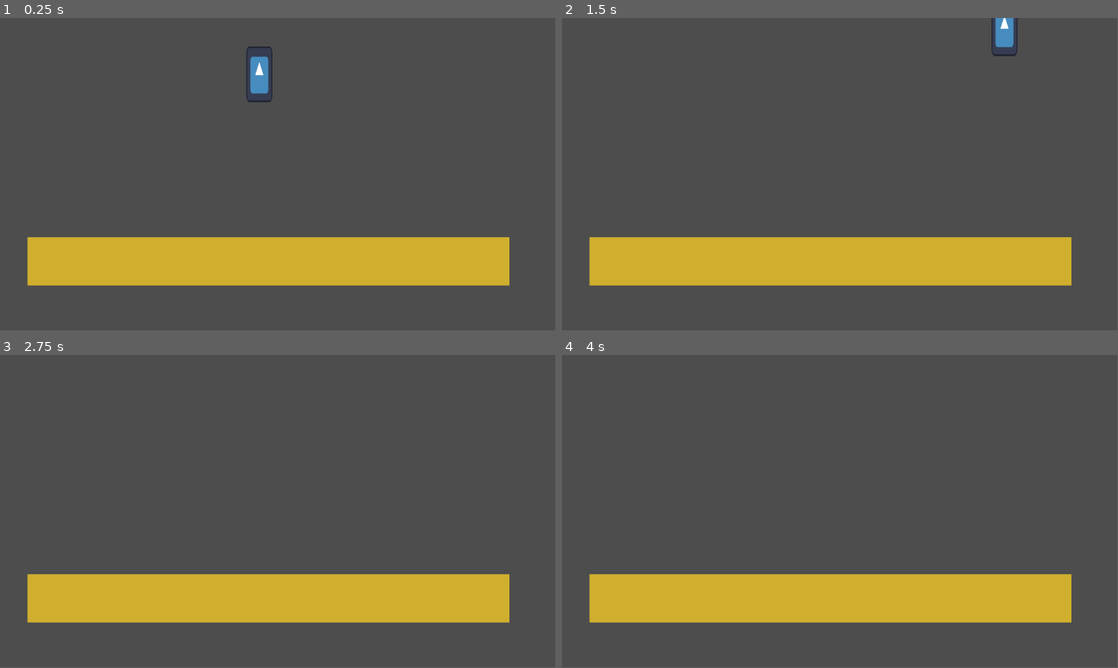
Above: before the commit, frames 1-4 (two rows, left to right).
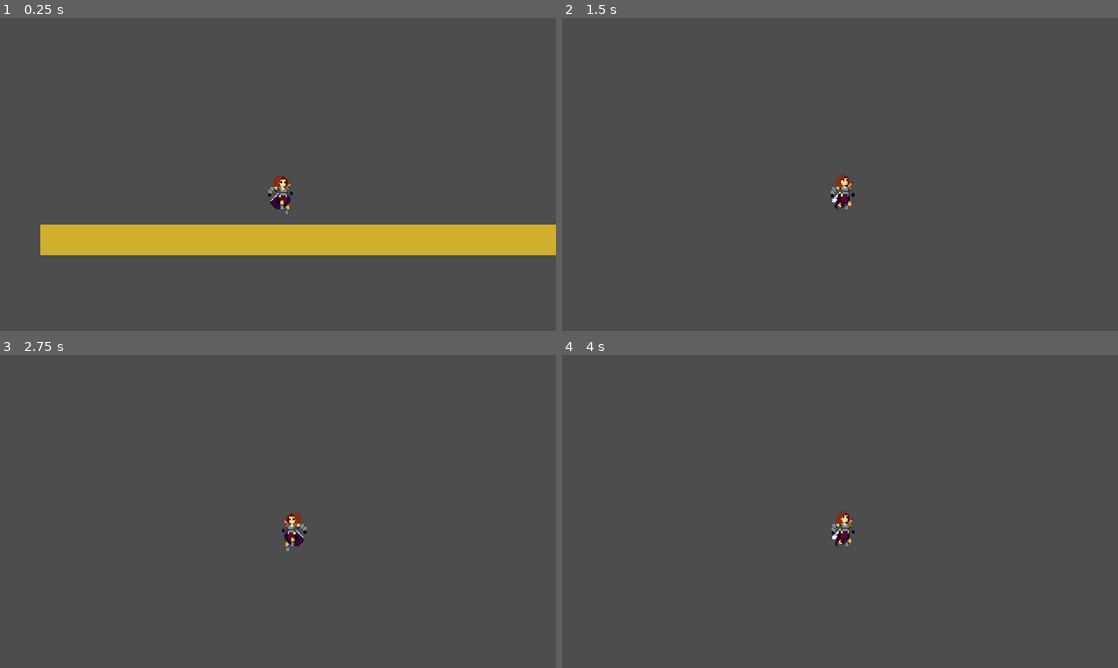
Above: after the commit, the same moments.

Repository: mikalightsmith/PixelLand
Game: Godot game, scene res://scenes/world.tscn
The game is run twice, just before and just after one commit, with the same random seed, the same clock (stepped at 60 frames per second) and the same inputs. The engine's default icon, where the game draws it, is replaced by a stand-in: a white triangle on a blue panel in a dark square.
Inputs:
- Up to frame 1 (0.25 s): no input
- Up to frame 2 (1.5 s): hold Right (move_right) from 0.53 s (still down); tap Space (jump) at 0.6, 0.77, 1.07, 1.35 s
- Up to frame 3 (2.75 s): tap Space (jump) at 1.52, 1.82, 2.1 s; tap Enter at 2 s; release Right (move_right) at 2.03 s; hold Left (move_left) from 2.03 s (still down)
- Up to frame 4 (4 s): tap Space (jump) at 2.75, 2.85, 3.02, 3.32, 3.6, 3.77 s; release Left (move_left) at 2.78 s; hold Right (move_right) from 2.78 s (still down); tap Enter at 3.5 s
In our replay, the window is 799x449 before the commit and 800x450 after it. These sizes can differ from the game's own. Grey fills any space a smaller window leaves; there, only what the larger window draws over its background counts as a difference.

The runs differ from the first frame. In frame 1, 14% of the frame differs, in the area x 4-100%, y 9-86%; in frame 2, 14%, in the area x 4-92%, y 0-86%; in frame 3, 14%; in frame 4, 14%.

Commit message:
with sprites

Diff:
--- a/project.godot
+++ b/project.godot
@@ -15,6 +15,14 @@
 config/features=PackedStringArray("4.2", "Forward Plus")
 config/icon="res://icon.svg"
 
+[display]
+
+window/size/viewport_width=480
+window/size/viewport_height=270
+window/size/window_width_override=5120
+window/size/window_height_override=2880
+window/stretch/mode="canvas_items"
+
 [input]
 
 move_left={
@@ -29,6 +37,11 @@
 }
 jump={
 "deadzone": 0.5,
-"events": [Object(InputEventKey,"resource_local_to_scene":false,"resource_name":"","device":-1,"window_id":0,"alt_pressed":false,"shift_pressed":false,"ctrl_pressed":false,"meta_pressed":false,"pressed":false,"keycode":0,"physical_keycode":32,"key_label":0,"unicode":32,"echo":false,"script":null)
+"events": [Object(InputEventKey,"resource_local_to_scene":false,"resource_name":"","device":-1,"window_id":0,"alt_pressed":false,"shift_pressed":false,"ctrl_pressed":false,"meta_pressed":false,"pressed":false,"keycode":32,"physical_keycode":32,"key_label":32,"unicode":32,"echo":false,"script":null)
+, Object(InputEventKey,"resource_local_to_scene":false,"resource_name":"","device":-1,"window_id":0,"alt_pressed":false,"shift_pressed":false,"ctrl_pressed":false,"meta_pressed":false,"pressed":false,"keycode":0,"physical_keycode":4194320,"key_label":0,"unicode":0,"echo":false,"script":null)
 ]
 }
+
+[rendering]
+
+textures/canvas_textures/default_texture_filter=0
--- a/scenes/player.tscn
+++ b/scenes/player.tscn
@@ -1,19 +1,303 @@
-[gd_scene load_steps=4 format=3 uid="uid://dfdkhxynmu1df"]
-
-[ext_resource type="Texture2D" uid="uid://cblqj87xcwo40" path="res://icon.svg" id="1_0womu"]
-[ext_resource type="Script" path="res://scenes/scripts/player.gd" id="1_jec0s"]
+[gd_scene load_steps=10 format=3 uid="uid://dfdkhxynmu1df"]
+
+[ext_resource type="Script" path="res://scripts/player.gd" id="1_uv1an"]
+[ext_resource type="Texture2D" uid="uid://by4lbjqieo5si" path="res://assets/textures/Warrior_SheetnoEffect.png" id="2_u2qg1"]
 
 [sub_resource type="RectangleShape2D" id="RectangleShape2D_0b0x7"]
-size = Vector2(54, 116)
+size = Vector2(19.25, 33)
+
+[sub_resource type="Animation" id="Animation_24dtd"]
+resource_name = "idle"
+length = 1.2
+loop_mode = 1
+step = 0.2
+tracks/0/type = "value"
+tracks/0/imported = false
+tracks/0/enabled = true
+tracks/0/path = NodePath("../Sprite2D:texture")
+tracks/0/interp = 1
+tracks/0/loop_wrap = true
+tracks/0/keys = {
+"times": PackedFloat32Array(0),
+"transitions": PackedFloat32Array(1),
+"update": 1,
+"values": [ExtResource("2_u2qg1")]
+}
+tracks/1/type = "value"
+tracks/1/imported = false
+tracks/1/enabled = true
+tracks/1/path = NodePath("../Sprite2D:hframes")
+tracks/1/interp = 1
+tracks/1/loop_wrap = true
+tracks/1/keys = {
+"times": PackedFloat32Array(0),
+"transitions": PackedFloat32Array(1),
+"update": 1,
+"values": [6]
+}
+tracks/2/type = "value"
+tracks/2/imported = false
+tracks/2/enabled = true
+tracks/2/path = NodePath("../Sprite2D:vframes")
+tracks/2/interp = 1
+tracks/2/loop_wrap = true
+tracks/2/keys = {
+"times": PackedFloat32Array(0),
+"transitions": PackedFloat32Array(1),
+"update": 1,
+"values": [17]
+}
+tracks/3/type = "value"
+tracks/3/imported = false
+tracks/3/enabled = true
+tracks/3/path = NodePath("../Sprite2D:frame")
+tracks/3/interp = 1
+tracks/3/loop_wrap = true
+tracks/3/keys = {
+"times": PackedFloat32Array(0, 0.2, 0.4, 0.6, 0.8, 1),
+"transitions": PackedFloat32Array(1, 1, 1, 1, 1, 1),
+"update": 1,
+"values": [0, 1, 2, 3, 4, 5]
+}
+
+[sub_resource type="Animation" id="Animation_bdg68"]
+length = 0.001
+tracks/0/type = "value"
+tracks/0/imported = false
+tracks/0/enabled = true
+tracks/0/path = NodePath("../Sprite2D:texture")
+tracks/0/interp = 1
+tracks/0/loop_wrap = true
+tracks/0/keys = {
+"times": PackedFloat32Array(0),
+"transitions": PackedFloat32Array(1),
+"update": 1,
+"values": [ExtResource("2_u2qg1")]
+}
+tracks/1/type = "value"
+tracks/1/imported = false
+tracks/1/enabled = true
+tracks/1/path = NodePath("../Sprite2D:hframes")
+tracks/1/interp = 1
+tracks/1/loop_wrap = true
+tracks/1/keys = {
+"times": PackedFloat32Array(0),
+"transitions": PackedFloat32Array(1),
+"update": 1,
+"values": [6]
+}
+tracks/2/type = "value"
+tracks/2/imported = false
+tracks/2/enabled = true
+tracks/2/path = NodePath("../Sprite2D:vframes")
+tracks/2/interp = 1
+tracks/2/loop_wrap = true
+tracks/2/keys = {
+"times": PackedFloat32Array(0),
+"transitions": PackedFloat32Array(1),
+"update": 1,
+"values": [17]
+}
+tracks/3/type = "value"
+tracks/3/imported = false
+tracks/3/enabled = true
+tracks/3/path = NodePath("../Sprite2D:frame")
+tracks/3/interp = 1
+tracks/3/loop_wrap = true
+tracks/3/keys = {
+"times": PackedFloat32Array(0),
+"transitions": PackedFloat32Array(1),
+"update": 1,
+"values": [0]
+}
+
+[sub_resource type="Animation" id="Animation_8nh34"]
+resource_name = "run"
+length = 0.8
+loop_mode = 1
+tracks/0/type = "value"
+tracks/0/imported = false
+tracks/0/enabled = true
+tracks/0/path = NodePath("../Sprite2D:texture")
+tracks/0/interp = 1
+tracks/0/loop_wrap = true
+tracks/0/keys = {
+"times": PackedFloat32Array(0),
+"transitions": PackedFloat32Array(1),
+"update": 1,
+"values": [ExtResource("2_u2qg1")]
+}
+tracks/1/type = "value"
+tracks/1/imported = false
+tracks/1/enabled = true
+tracks/1/path = NodePath("../Sprite2D:hframes")
+tracks/1/interp = 1
+tracks/1/loop_wrap = true
+tracks/1/keys = {
+"times": PackedFloat32Array(0),
+"transitions": PackedFloat32Array(1),
+"update": 1,
+"values": [6]
+}
+tracks/2/type = "value"
+tracks/2/imported = false
+tracks/2/enabled = true
+tracks/2/path = NodePath("../Sprite2D:vframes")
+tracks/2/interp = 1
+tracks/2/loop_wrap = true
+tracks/2/keys = {
+"times": PackedFloat32Array(0),
+"transitions": PackedFloat32Array(1),
+"update": 1,
+"values": [17]
+}
+tracks/3/type = "value"
+tracks/3/imported = false
+tracks/3/enabled = true
+tracks/3/path = NodePath("../Sprite2D:frame")
+tracks/3/interp = 1
+tracks/3/loop_wrap = true
+tracks/3/keys = {
+"times": PackedFloat32Array(0, 0.1, 0.2, 0.3, 0.4, 0.5, 0.6, 0.7),
+"transitions": PackedFloat32Array(1, 1, 1, 1, 1, 1, 1, 1),
+"update": 1,
+"values": [6, 7, 8, 9, 10, 11, 12, 13]
+}
+
+[sub_resource type="Animation" id="Animation_bfbho"]
+resource_name = "jump"
+length = 0.3
+loop_mode = 1
+tracks/0/type = "value"
+tracks/0/imported = false
+tracks/0/enabled = true
+tracks/0/path = NodePath("../Sprite2D:texture")
+tracks/0/interp = 1
+tracks/0/loop_wrap = true
+tracks/0/keys = {
+"times": PackedFloat32Array(0),
+"transitions": PackedFloat32Array(1),
+"update": 1,
+"values": [ExtResource("2_u2qg1")]
+}
+tracks/1/type = "value"
+tracks/1/imported = false
+tracks/1/enabled = true
+tracks/1/path = NodePath("../Sprite2D:hframes")
+tracks/1/interp = 1
+tracks/1/loop_wrap = true
+tracks/1/keys = {
+"times": PackedFloat32Array(0),
+"transitions": PackedFloat32Array(1),
+"update": 1,
+"values": [6]
+}
+tracks/2/type = "value"
+tracks/2/imported = false
+tracks/2/enabled = true
+tracks/2/path = NodePath("../Sprite2D:vframes")
+tracks/2/interp = 1
+tracks/2/loop_wrap = true
+tracks/2/keys = {
+"times": PackedFloat32Array(0),
+"transitions": PackedFloat32Array(1),
+"update": 1,
+"values": [17]
+}
+tracks/3/type = "value"
+tracks/3/imported = false
+tracks/3/enabled = true
+tracks/3/path = NodePath("../Sprite2D:frame")
+tracks/3/interp = 1
+tracks/3/loop_wrap = true
+tracks/3/keys = {
+"times": PackedFloat32Array(0, 0.1, 0.2),
+"transitions": PackedFloat32Array(1, 1, 1),
+"update": 1,
+"values": [41, 42, 43]
+}
+
+[sub_resource type="Animation" id="Animation_mwohh"]
+resource_name = "fall"
+length = 0.3
+loop_mode = 1
+tracks/0/type = "value"
+tracks/0/imported = false
+tracks/0/enabled = true
+tracks/0/path = NodePath("../Sprite2D:texture")
+tracks/0/interp = 1
+tracks/0/loop_wrap = true
+tracks/0/keys = {
+"times": PackedFloat32Array(0),
+"transitions": PackedFloat32Array(1),
+"update": 1,
+"values": [ExtResource("2_u2qg1")]
+}
+tracks/1/type = "value"
+tracks/1/imported = false
+tracks/1/enabled = true
+tracks/1/path = NodePath("../Sprite2D:hframes")
+tracks/1/interp = 1
+tracks/1/loop_wrap = true
+tracks/1/keys = {
+"times": PackedFloat32Array(0),
+"transitions": PackedFloat32Array(1),
+"update": 1,
+"values": [6]
+}
+tracks/2/type = "value"
+tracks/2/imported = false
+tracks/2/enabled = true
+tracks/2/path = NodePath("../Sprite2D:vframes")
+tracks/2/interp = 1
+tracks/2/loop_wrap = true
+tracks/2/keys = {
+"times": PackedFloat32Array(0),
+"transitions": PackedFloat32Array(1),
+"update": 1,
+"values": [17]
+}
+tracks/3/type = "value"
+tracks/3/imported = false
+tracks/3/enabled = true
+tracks/3/path = NodePath("../Sprite2D:frame")
+tracks/3/interp = 1
+tracks/3/loop_wrap = true
+tracks/3/keys = {
+"times": PackedFloat32Array(0, 0.1, 0.2),
+"transitions": PackedFloat32Array(1, 1, 1),
+"update": 1,
+"values": [46, 47, 48]
+}
+
+[sub_resource type="AnimationLibrary" id="AnimationLibrary_gnkfi"]
+_data = {
+"RESET": SubResource("Animation_bdg68"),
+"fall": SubResource("Animation_mwohh"),
+"idle": SubResource("Animation_24dtd"),
+"jump": SubResource("Animation_bfbho"),
+"run": SubResource("Animation_8nh34")
+}
 
 [node name="player" type="CharacterBody2D"]
-script = ExtResource("1_jec0s")
+script = ExtResource("1_uv1an")
 
 [node name="Sprite2D" type="Sprite2D" parent="."]
-position = Vector2(0, -58)
-scale = Vector2(0.421875, 0.90625)
-texture = ExtResource("1_0womu")
+position = Vector2(8, -21)
+texture = ExtResource("2_u2qg1")
+hframes = 6
+vframes = 17
 
 [node name="CollisionShape2D" type="CollisionShape2D" parent="."]
-position = Vector2(0, -58)
+position = Vector2(0.375, -16.5)
 shape = SubResource("RectangleShape2D_0b0x7")
+
+[node name="Camera2D" type="Camera2D" parent="."]
+position = Vector2(0, -35)
+
+[node name="AnimationPlayer" type="AnimationPlayer" parent="."]
+root_node = NodePath("../Camera2D")
+libraries = {
+"": SubResource("AnimationLibrary_gnkfi")
+}
+autoplay = "idle"
--- a/scenes/scripts/player.gd
+++ /dev/null
@@ -1,28 +0,0 @@
-extends CharacterBody2D
-
-
-@export var speed = 400.0
-@export var jump_force = -400.0
-
-# Get the gravity from the project settings to be synced with RigidBody nodes.
-var gravity = ProjectSettings.get_setting("physics/2d/default_gravity")
-
-
-func _physics_process(delta):
-	if not is_on_floor():
-		velocity.y += gravity * delta
-		if velocity.y > 1000:
-			velocity.y = 1000
-
-	if Input.is_action_just_pressed("jump"): #  and is_on_floor():
-		velocity.y = jump_force
-
-	var direction = Input.get_axis("move_left", "move_right")
-	if direction:
-		velocity.x = direction * speed
-	else:
-		velocity.x = move_toward(velocity.x, 0, speed)
-
-	move_and_slide()
-
-	print(velocity)
--- a/scenes/world.tscn
+++ b/scenes/world.tscn
@@ -6,20 +6,127 @@
 size = Vector2(1000, 100)
 
 [sub_resource type="RectangleShape2D" id="RectangleShape2D_rgn7a"]
-size = Vector2(1000.5, 98.5)
+size = Vector2(467, 26)
 
 [node name="world" type="Node2D"]
 
 [node name="player" parent="." instance=ExtResource("1_h7xfp")]
-position = Vector2(538, 142)
+position = Vector2(162, 120)
+jump_force = -300.0
 
 [node name="platform" type="StaticBody2D" parent="."]
-position = Vector2(557, 505)
+position = Vector2(192, 297)
 
 [node name="MeshInstance2D" type="MeshInstance2D" parent="platform"]
 modulate = Color(0.817353, 0.687569, 0.180295, 1)
+position = Vector2(-1.74998, -123)
+scale = Vector2(0.4665, 0.26)
 mesh = SubResource("QuadMesh_uav1y")
 
 [node name="CollisionShape2D" type="CollisionShape2D" parent="platform"]
-position = Vector2(-0.75, -0.75)
+position = Vector2(-2, -123)
 shape = SubResource("RectangleShape2D_rgn7a")
+
+[node name="platform2" type="StaticBody2D" parent="."]
+position = Vector2(689, 288)
+
+[node name="MeshInstance2D" type="MeshInstance2D" parent="platform2"]
+modulate = Color(0.817353, 0.687569, 0.180295, 1)
+position = Vector2(-1.74998, -123)
+scale = Vector2(0.4665, 0.26)
+mesh = SubResource("QuadMesh_uav1y")
+
+[node name="CollisionShape2D" type="CollisionShape2D" parent="platform2"]
+position = Vector2(-2, -123)
+shape = SubResource("RectangleShape2D_rgn7a")
+
+[node name="platform6" type="StaticBody2D" parent="."]
+position = Vector2(564, 405)
+
+[node name="MeshInstance2D" type="MeshInstance2D" parent="platform6"]
+modulate = Color(0.817353, 0.687569, 0.180295, 1)
+position = Vector2(-1.74998, -123)
+scale = Vector2(0.4665, 0.26)
+mesh = SubResource("QuadMesh_uav1y")
+
+[node name="CollisionShape2D" type="CollisionShape2D" parent="platform6"]
+position = Vector2(-2, -123)
+shape = SubResource("RectangleShape2D_rgn7a")
+
+[node name="platform7" type="StaticBody2D" parent="."]
+position = Vector2(682, 517)
+
+[node name="MeshInstance2D" type="MeshInstance2D" parent="platform7"]
+modulate = Color(0.817353, 0.687569, 0.180295, 1)
+position = Vector2(-1.74998, -123)
+scale = Vector2(0.4665, 0.26)
+mesh = SubResource("QuadMesh_uav1y")
+
+[node name="CollisionShape2D" type="CollisionShape2D" parent="platform7"]
+position = Vector2(-2, -123)
+shape = SubResource("RectangleShape2D_rgn7a")
+
+[node name="platform8" type="StaticBody2D" parent="."]
+position = Vector2(922, 1103)
+
+[node name="MeshInstance2D" type="MeshInstance2D" parent="platform8"]
+modulate = Color(0.817353, 0.687569, 0.180295, 1)
+position = Vector2(-1.74998, -123)
+scale = Vector2(0.4665, 0.26)
+mesh = SubResource("QuadMesh_uav1y")
+
+[node name="CollisionShape2D" type="CollisionShape2D" parent="platform8"]
+position = Vector2(-2, -123)
+shape = SubResource("RectangleShape2D_rgn7a")
+
+[node name="platform9" type="StaticBody2D" parent="."]
+position = Vector2(1469, 1075)
+
+[node name="MeshInstance2D" type="MeshInstance2D" parent="platform9"]
+modulate = Color(0.817353, 0.687569, 0.180295, 1)
+position = Vector2(-1.74998, -123)
+scale = Vector2(0.4665, 0.26)
+mesh = SubResource("QuadMesh_uav1y")
+
+[node name="CollisionShape2D" type="CollisionShape2D" parent="platform9"]
+position = Vector2(-2, -123)
+shape = SubResource("RectangleShape2D_rgn7a")
+
+[node name="platform3" type="StaticBody2D" parent="."]
+position = Vector2(1245, 390)
+
+[node name="MeshInstance2D" type="MeshInstance2D" parent="platform3"]
+modulate = Color(0.817353, 0.687569, 0.180295, 1)
+position = Vector2(-1.74998, -123)
+scale = Vector2(0.4665, 0.26)
+mesh = SubResource("QuadMesh_uav1y")
+
+[node name="CollisionShape2D" type="CollisionShape2D" parent="platform3"]
+position = Vector2(-2, -123)
+shape = SubResource("RectangleShape2D_rgn7a")
+
+[node name="platform4" type="StaticBody2D" parent="."]
+position = Vector2(438, 870)
+
+[node name="MeshInstance2D" type="MeshInstance2D" parent="platform4"]
+modulate = Color(0.817353, 0.687569, 0.180295, 1)
+position = Vector2(-1.74998, -123)
+scale = Vector2(0.4665, 0.26)
+mesh = SubResource("QuadMesh_uav1y")
+
+[node name="CollisionShape2D" type="CollisionShape2D" parent="platform4"]
+position = Vector2(-2, -123)
+shape = SubResource("RectangleShape2D_rgn7a")
+
+[node name="platform5" type="StaticBody2D" parent="."]
+position = Vector2(1042, 706)
+
+[node name="MeshInstance2D" type="MeshInstance2D" parent="platform5"]
+modulate = Color(0.817353, 0.687569, 0.180295, 1)
+position = Vector2(-1.74998, -123)
+scale = Vector2(0.4665, 0.26)
+mesh = SubResource("QuadMesh_uav1y")
+
+[node name="CollisionShape2D" type="CollisionShape2D" parent="platform5"]
+position = Vector2(-2, -123)
+shape = SubResource("RectangleShape2D_rgn7a")
--- /dev/null
+++ b/scripts/player.gd
@@ -0,0 +1,47 @@
+extends CharacterBody2D
+
+
+@export var speed = 400.0
+@export var jump_force = -400.0
+
+@onready var ap = $AnimationPlayer
+@onready var sprite = $Sprite2D
+
+var gravity = ProjectSettings.get_setting("physics/2d/default_gravity")
+
+func _physics_process(delta):
+	if not is_on_floor():
+		velocity.y += gravity * delta
+		if velocity.y > 1000:
+			velocity.y = 1000
+
+	if Input.is_action_just_pressed("jump"): # and is_on_floor():
+		velocity.y = jump_force
+
+	var direction = Input.get_axis("move_left", "move_right")
+	if direction:
+		velocity.x = direction * speed
+	else:
+		velocity.x = move_toward(velocity.x, 0, speed)
+
+	if direction != 0:
+		sprite.flip_h = (direction == -1)
+
+	move_and_slide()
+
+	update_animations(direction)
+
+	print(velocity)
+
+
+func update_animations(direction):
+	if is_on_floor():
+		if direction == 0:
+			ap.play("idle")
+		else:
+			ap.play("run")
+	else:
+		if velocity.y < 0:
+			ap.play("jump")
+		elif velocity.y > 0:
+			ap.play("fall")
Binary file added: assets/textures/Warrior_SheetnoEffect.png
Not shown, added: assets/textures/Warrior_SheetnoEffect.png.import
Not shown, added: spriteframes.txt
